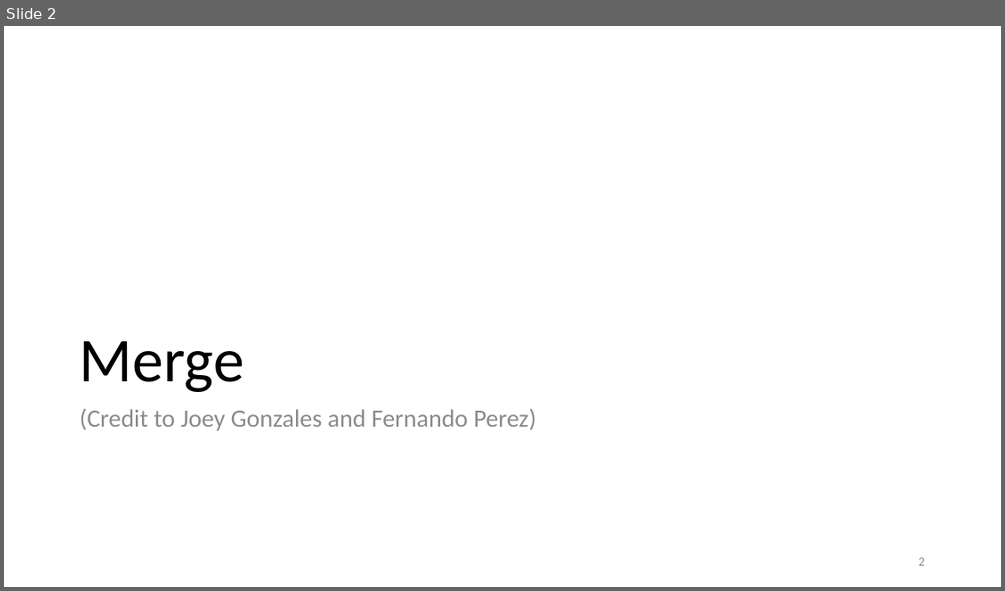
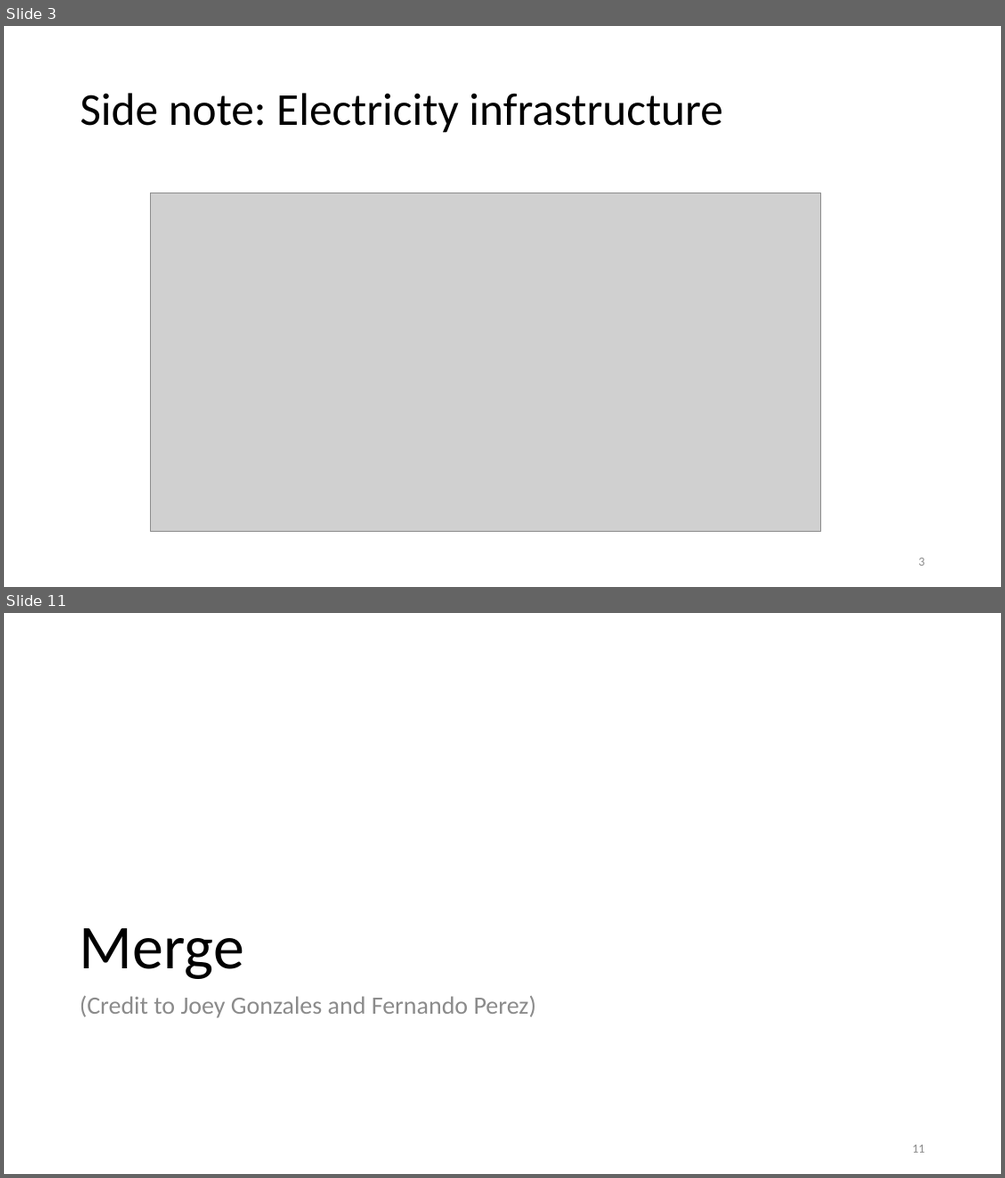
Before and after one commit to duncancallaway/ER131_2023, a slide deck: lecture/Lecture 04 Sept 5/04 Merge-Groupby.pptx. Shown one above the other, each under a label of ours: slide 2 before the commit, slides 3 and 11 after it; the slides between them are not shown. The pictures are 1005x591 and 1005x1178 pixels, drawn with LibreOffice and Linux fonts; fonts in the diff are those of the drawing; grey boxes stand for pictures. Boxes give left, top, right and bottom in pixels: in the first picture for what was removed or moved away, otherwise in the second. Text is boxed around its words. In the diff, an @@ line names an element or a change of style, - is before the commit and + after.

```diff
--- a/lecture/Lecture 04 Sept 5/04 Merge-Groupby.pptx
+++ b/lecture/Lecture 04 Sept 5/04 Merge-Groupby.pptx
@@ slide 3 added at (x1=4, y1=26, x2=1001, y2=587), background #FFFFFF @@
@@ title added at (x1=80, y1=93, x2=723, y2=133), 44 pt, text #000000 @@
+Side note: Electricity infrastructure
@@ picture added at (x1=151, y1=192, x2=821, y2=531) @@
@@ page number added at (x1=918, y1=557, x2=924, y2=565), 12 pt, text #8C8C8C @@
+3
@@ what was slide 2 is now slide 11 @@
@@ page number at (x1=912, y1=1144, x2=924, y2=1152): text changed @@
-2
+11
```
Also in this commit, not shown: 3 slides changed, 10 other slides added, 9 other files.
